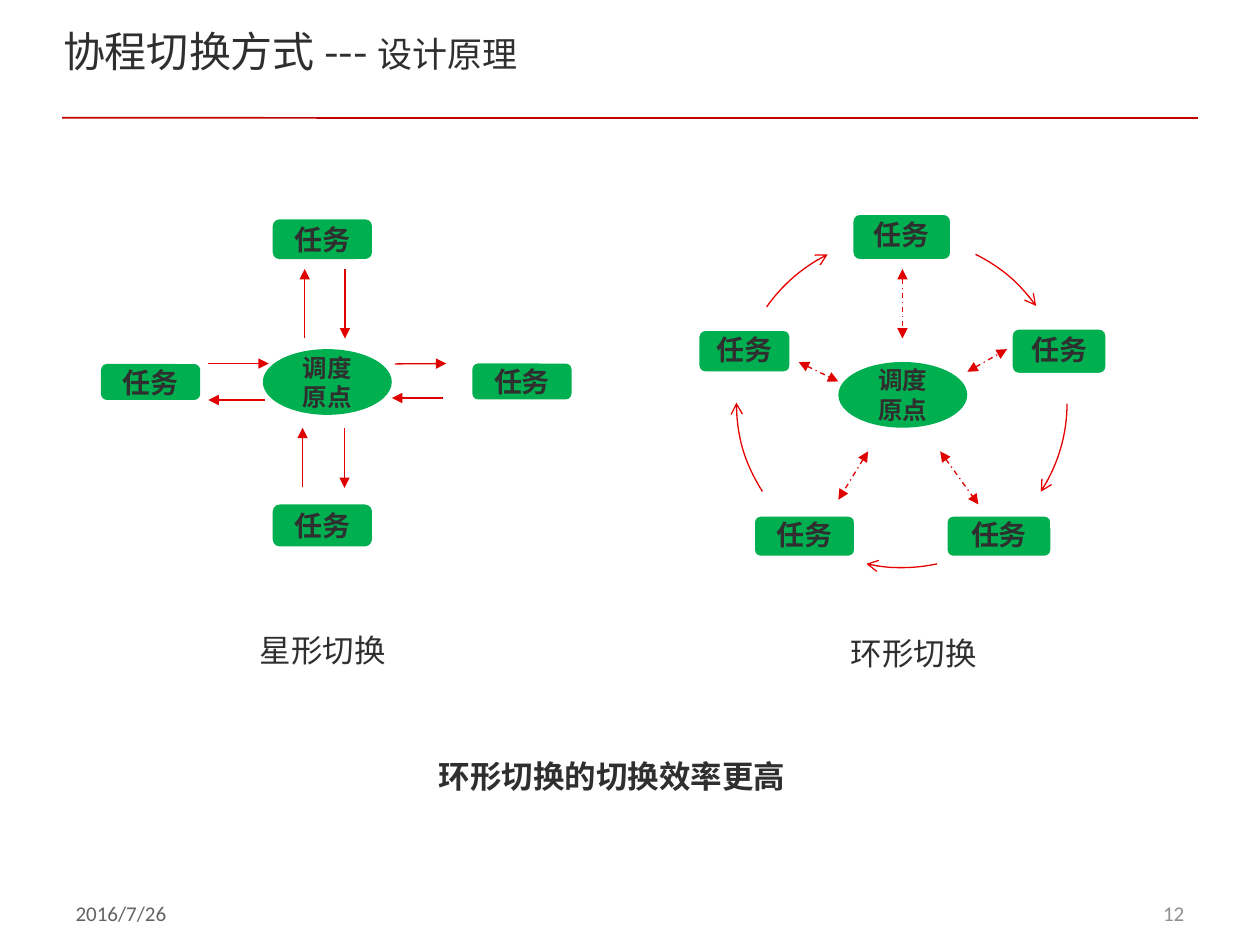
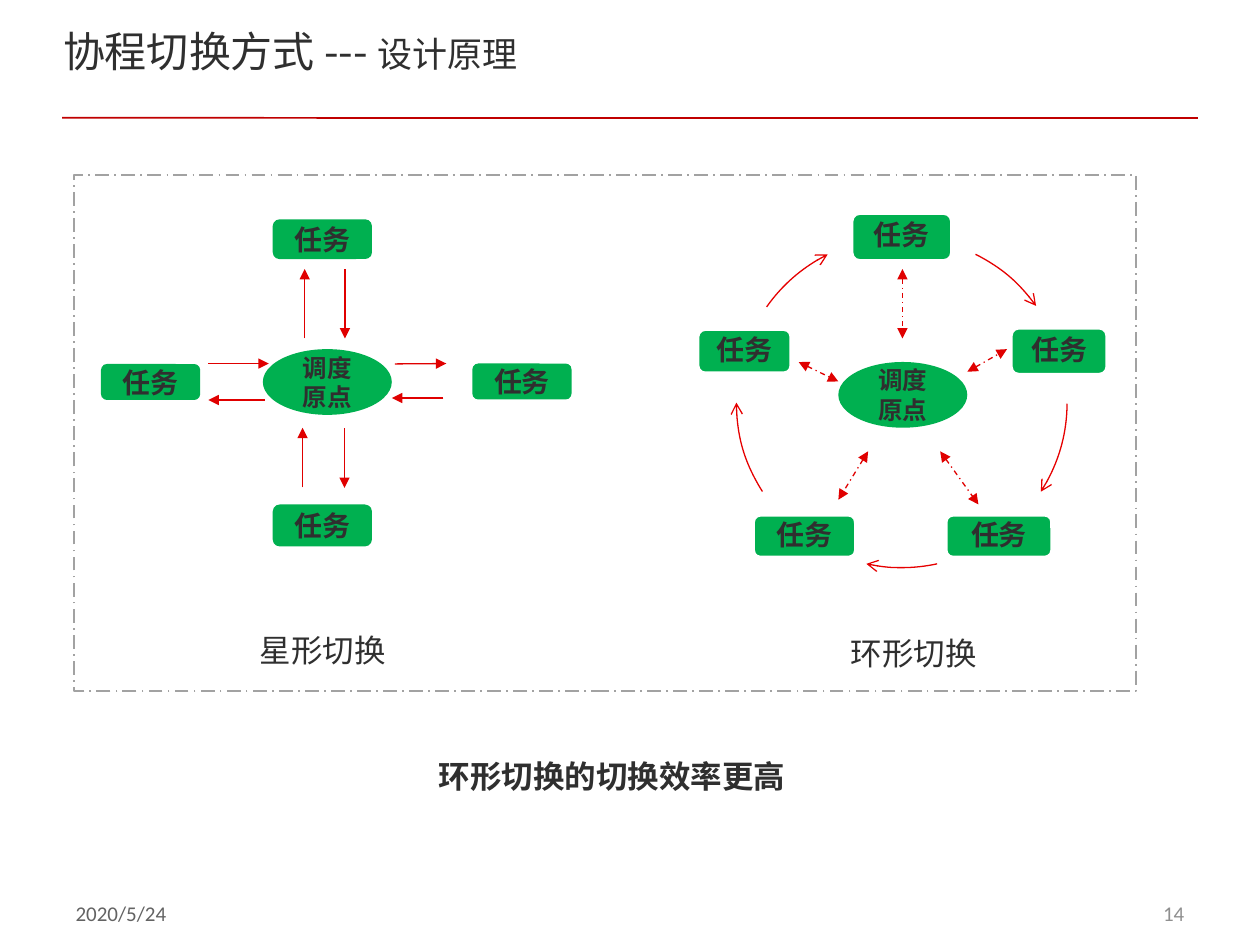
Before and after one commit to acl-dev/acl, a slide deck: slide 14 of doc/acl_fiber.pptx (slide 12 before the commit). Drawn at 1260x945 pixels with LibreOffice and Linux fonts; fonts in the diff are those of the drawing; background and template pictures are left out. Boxes give left, top, right and bottom in pixels: in the first picture for what was removed or moved away, otherwise in the second. Text is boxed around its words. In the diff, an @@ line names an element or a change of style, - is before the commit and + after.

```diff
--- a/doc/acl_fiber.pptx
+++ b/doc/acl_fiber.pptx
@@ rectangle added at [74,175,1137,690], outline #A2A2A2 1 pt dashed @@
@@ text at [76,906,167,922]: text changed @@
-2016/7/26
+2020/5/24
@@ page number at [1163,907,1184,921]: text changed @@
-12
+14
```
Also in this commit, not shown: 28 other slides changed, 8 slides added, 1 slide removed.
